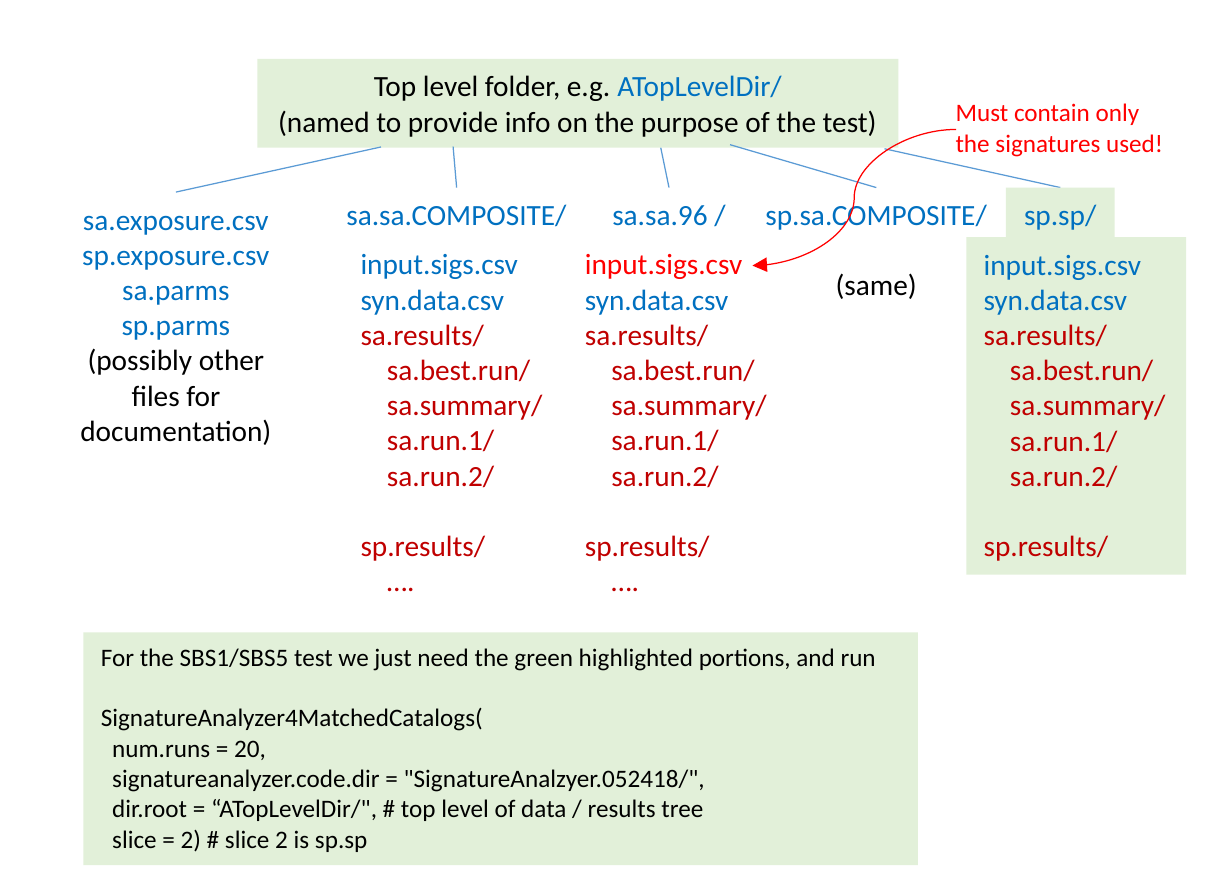
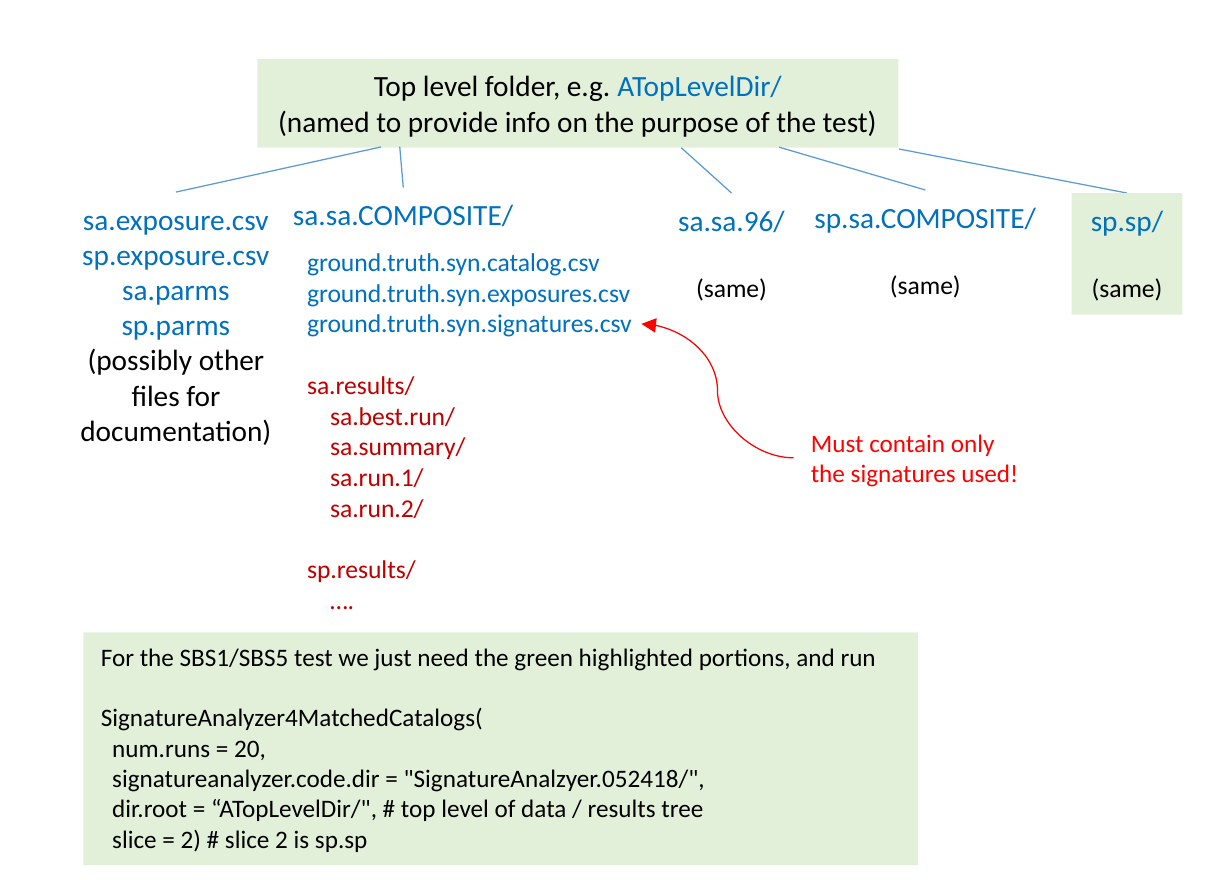
Before and after one commit to steverozen/SynSig, a slide deck: slide 1 of data-raw/DirectoryStructureCoordinateTestCatalogs.pptx. Drawn at 1232x880 pixels with LibreOffice and Linux fonts; fonts in the diff are those of the drawing. Boxes give left, top, right and bottom in pixels: in the first picture for what was removed or moved away, otherwise in the second. Text is boxed around its words. In the diff, an @@ line names an element or a change of style, - is before the commit and + after.

Commit message:
new syn data set

```diff
--- a/data-raw/DirectoryStructureCoordinateTestCatalogs.pptx
+++ b/data-raw/DirectoryStructureCoordinateTestCatalogs.pptx
@@ line moved from (452, 146) - (456, 188) to (400, 146) - (403, 188) @@
@@ line moved from (660, 148) - (669, 188) to (681, 148) - (732, 194) @@
@@ line moved from (730, 144) - (876, 188) to (780, 148) - (926, 190) @@
@@ line moved from (885, 150) - (1060, 188) to (899, 150) - (1126, 194) @@
@@ text "sa.sa.COMPOSITE/": place and size @@
-text "sa.sa.COMPOSITE/" at [346, 204, 566, 227]
+text "sa.sa.COMPOSITE/" at [293, 204, 513, 227]
@@ text "sp.sa.COMPOSITE/": place and size @@
-text "sp.sa.COMPOSITE/" at [765, 201, 987, 299]
+text "sp.sa.COMPOSITE/" at [814, 207, 1036, 298]
@@ rectangle "sp.sp/": place and size @@
-rectangle "sp.sp/" at [1007, 188, 1116, 241]
+rectangle "sp.sp/" at [1072, 194, 1183, 315]
@@ text "ground.truth.syn.catalog.csv": place and size @@
-text "ground.truth.syn.catalog.csv" at [361, 254, 542, 561]
+text "ground.truth.syn.catalog.csv" at [307, 253, 632, 582]
@@ text at [678, 210, 785, 301]: text changed @@
-sa.sa.96 /
+sa.sa.96/
+(same)
@@ rectangle removed at [966, 238, 1186, 576] @@
-input.sigs.csv
-syn.data.csv
-sa.results/
-sa.best.run/
-sa.summary/
-sa.run.1/
-sa.run.2/
-sp.results/
@@ text at [307, 253, 632, 337]: text changed; size 12 to 10.5 pt @@
-input.sigs.csv
-syn.data.csv
+ground.truth.syn.catalog.csv
+ground.truth.syn.exposures.csv
+ground.truth.syn.signatures.csv
@@ text removed at [585, 254, 766, 561] @@
-input.sigs.csv
-syn.data.csv
-sa.results/
-sa.best.run/
-sa.summary/
-sa.run.1/
-sa.run.2/
-sp.results/
-….
@@ text at [890, 275, 961, 298]: size 12 to 10.5 pt in "(same)" @@
@@ text in rectangle at [1092, 278, 1163, 301]: paragraph added @@
+(same)
@@ curved arrow moved from (956, 130) - (753, 266) to (794, 458) - (641, 324) @@
@@ text at [307, 376, 465, 582]: size 12 to 10.5 pt in "sa.results/", "sa.best.run/", "sa.summary/", "sa.run.1/" and 3 more places @@
@@ text "Must contain only the signatures ...": place and size @@
-text "Must contain only the signatures ..." at [956, 103, 1163, 157]
+text "Must contain only the signatures ..." at [811, 434, 1018, 487]
```
Also in this commit, not shown: 20 other files.
